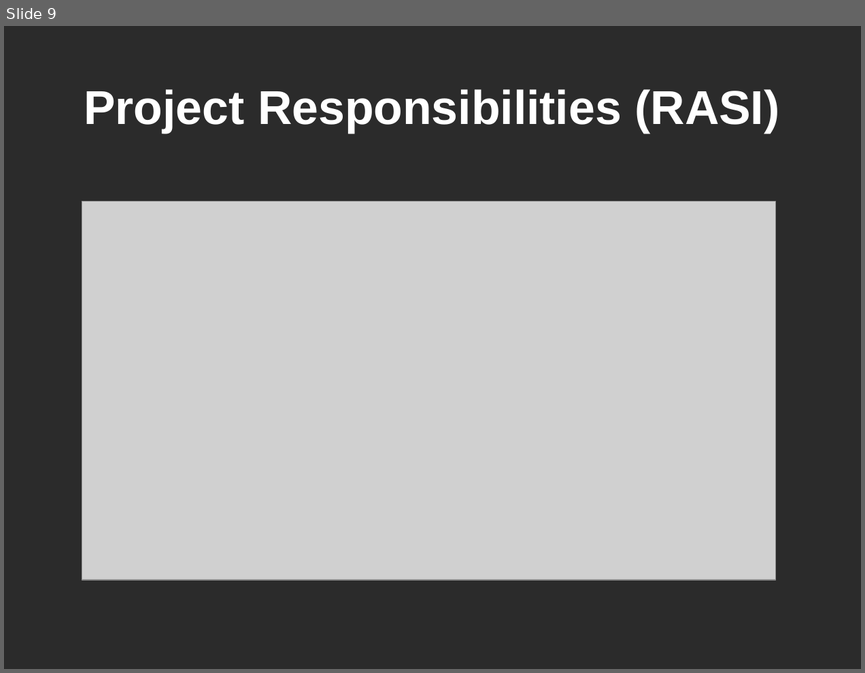
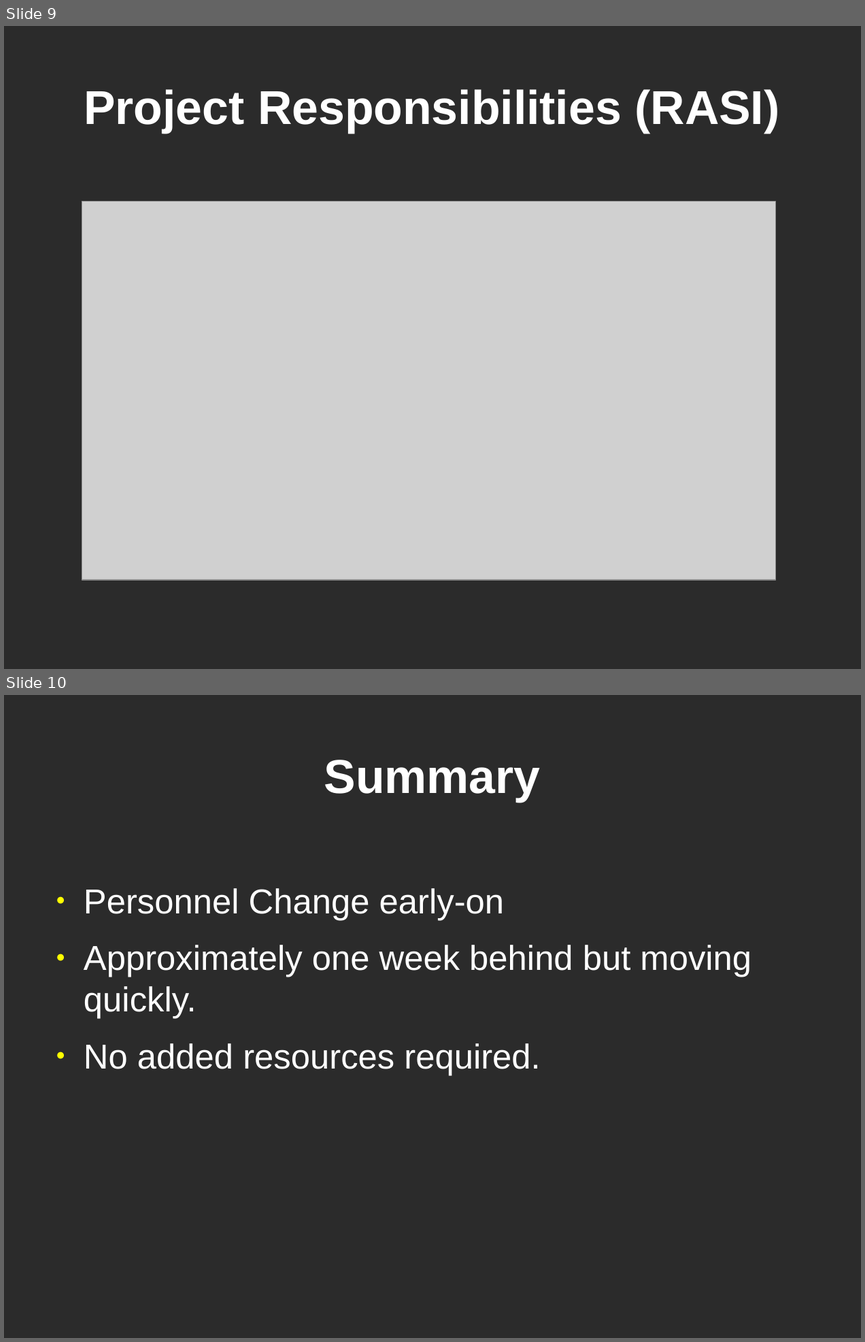
Before and after one commit to lordofhyphens/ece495a, a slide deck: forms/ProgressPresentation.odp. Shown one above the other, each under a label of ours: slide 9 before the commit, slides 9 and 10 after it. The pictures are 865x673 and 865x1342 pixels, drawn with LibreOffice and Linux fonts; fonts in the diff are those of the drawing; grey boxes stand for pictures; background and template pictures are left out; a plain dark background stands for a picture behind light text. Boxes give left, top, right and bottom in pixels: in the first picture for what was removed or moved away, otherwise in the second. Text is boxed around its words. In the diff, an @@ line names an element or a change of style, - is before the commit and + after.

```diff
--- a/forms/ProgressPresentation.odp
+++ b/forms/ProgressPresentation.odp
@@ slide 10 added at box(4, 695, 861, 1338), background picture (left out) @@
@@ title added at box(324, 760, 541, 802), 44 pt, text #FFFFFF, bold @@
+Summary
@@ text added at box(84, 888, 751, 1075), 32 pt, text #FFFFFF @@
+● Personnel Change early-on
+● Approximately one week behind but moving quickly.
+● No added resources required.
```
Also in this commit, not shown: 1 slide changed, 1 slide removed.
